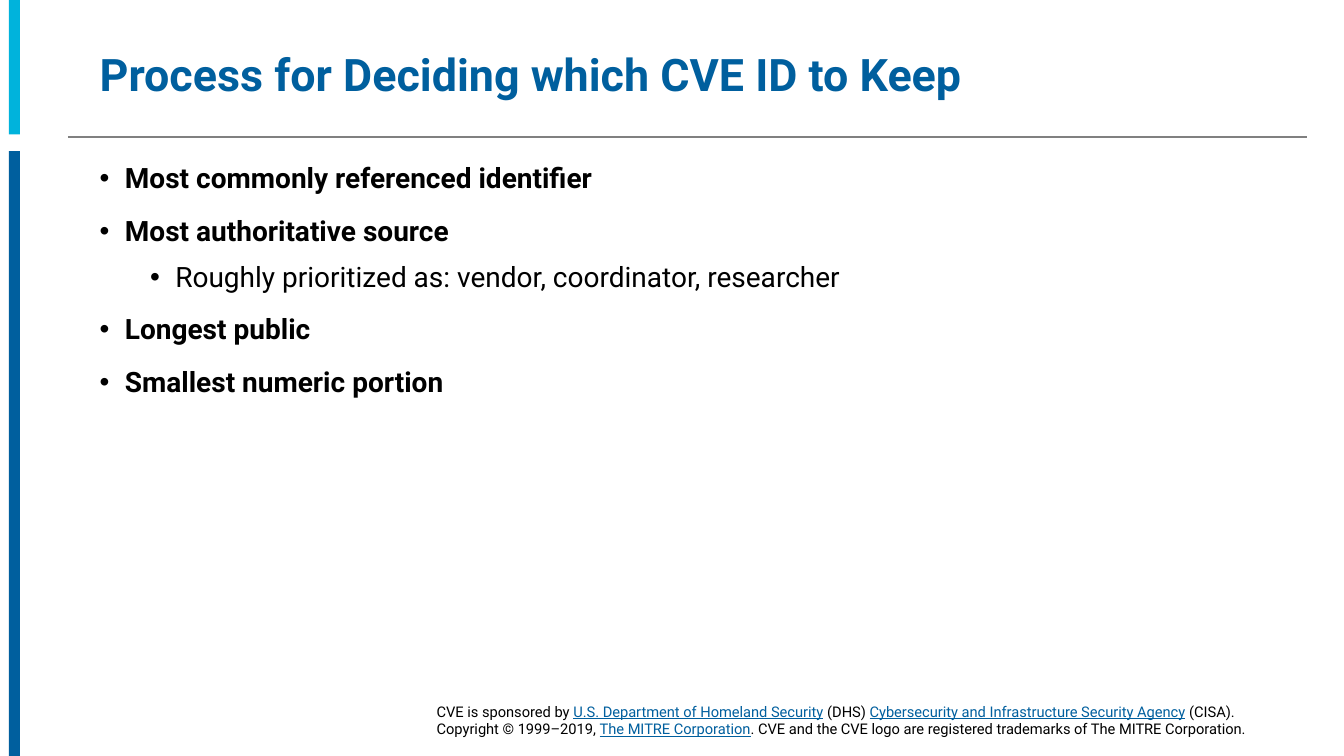
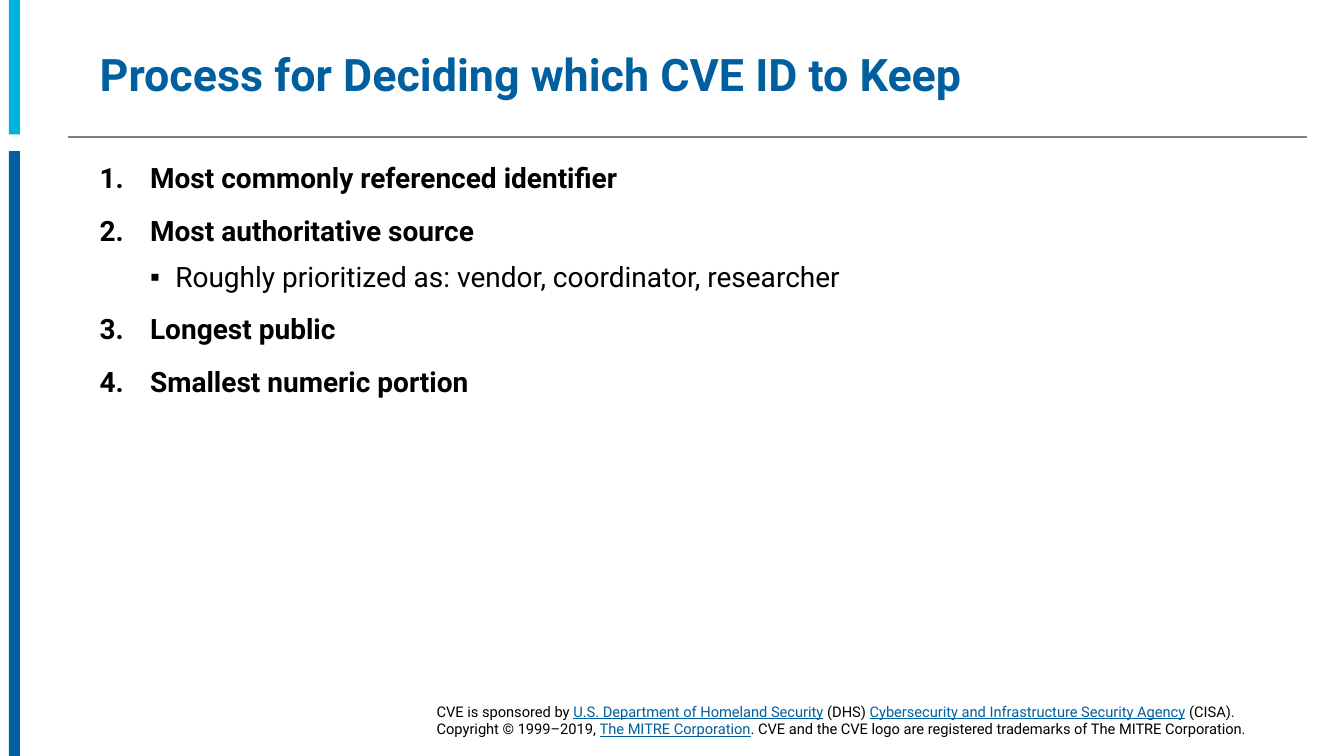
Before and after one commit to CVEProject/cveproject.github.io, a slide deck: slide 46 of docs/cna/CNA_Processes.pptx (slide 45 before the commit). Drawn at 1344x756 pixels with LibreOffice and Linux fonts; fonts in the diff are those of the drawing; background and template pictures are left out. Boxes give left, top, right and bottom in pixels: in the first picture for what was removed or moved away, otherwise in the second. Text is boxed around its words. In the diff, an @@ line names an element or a change of style, - is before the commit and + after.

Commit message:
Upload CNA Processes.pptx
Upload CNA Processes.pptx 10/2/19

```diff
--- a/docs/cna/CNA_Processes.pptx
+++ b/docs/cna/CNA_Processes.pptx
@@ text "Most commonly referenced identifier" at box(150, 166, 839, 398): bullet • to 1.; bullet • to ▪ @@
```
Also in this commit, not shown: 16 other slides changed, 2 slides added, 2 slides removed.
